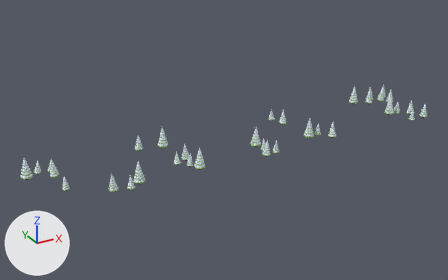
A saved change to the glTF model assets/arbres.gltf.
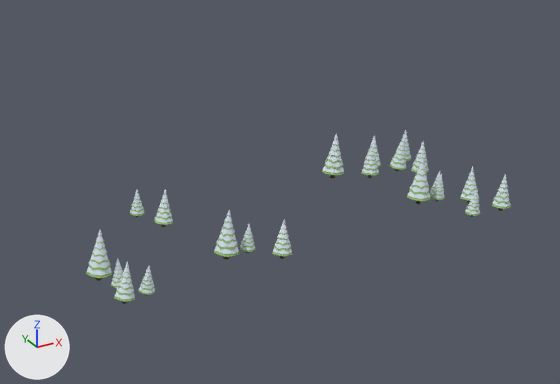
The first picture shows the older version from a camera (50 mm lens) standing at (-128.3, -208.7, 108.6) and looking at (-11.5, 3.5, 2.4). The close-ups show both versions on the part from 48% to 100% of the width and 11% to 68% of the height of that picture; other places that the commit changed are outside them. Every picture has the same lights, and +X, +Y and +Z are marked at lower left. Where no turn or scale is listed for an object, it has been applied to the vertices.

Script lines for the objects in view, before the commit:
```python
ob_cylinder_002 = bpy.data.objects.new('Cylinder.002', me_cylinder_037)
ob_cylinder_002.location = (82.5, 11.5, 1.3)
ob_cylinder_002.rotation_euler = (0.0858, -0.0702, 1.097)  # degrees (4.9, -4, 63)
ob_cylinder_002.scale = (0.624, 0.624, 0.624)
ob_cylinder_003 = bpy.data.objects.new('Cylinder.003', me_cylinder_004)
ob_cylinder_003.location = (73.6, -4.6, 1.3)
ob_cylinder_003.scale = (0.791, 0.791, 0.791)
ob_cylinder_004 = bpy.data.objects.new('Cylinder.004', me_cylinder_038)
ob_cylinder_004.location = (78.3, -4.6, 1.3)
ob_cylinder_004.rotation_euler = (0.0734, -0.0599, 0.0145)  # degrees (4.2, -3.4, 0.8)
ob_cylinder_004.scale = (0.493, 0.493, 0.493)
ob_cylinder_008 = bpy.data.objects.new('Cylinder.008', me_cylinder_042)
ob_cylinder_008.location = (85.6, 8.1, 0.9)
ob_cylinder_008.scale = (0.624, 0.624, 0.624)
ob_cylinder_009 = bpy.data.objects.new('Cylinder.009', me_cylinder_043)
ob_cylinder_009.location = (78.7, 15.1, 1.0)
ob_cylinder_009.rotation_euler = (-0.0536, 0.0137, -0.00346)  # degrees (-3.1, 0.8, -0.2)
ob_cylinder_009.scale = (0.624, 0.624, 0.624)
ob_cylinder_010 = bpy.data.objects.new('Cylinder.010', me_cylinder_044)
ob_cylinder_010.location = (87.1, 15.1, 1.3)
ob_cylinder_010.rotation_euler = (0.0858, -0.0702, 0.0165)  # degrees (4.9, -4, 0.9)
ob_cylinder_010.scale = (0.624, 0.624, 0.624)
ob_cylinder_012 = bpy.data.objects.new('Cylinder.012', me_cylinder_046)
ob_cylinder_012.location = (68.2, 15.1, 1.3)
ob_cylinder_012.rotation_euler = (0.0, 0.0, 1.081)  # degrees (0, 0, 62)
ob_cylinder_012.scale = (0.791, 0.791, 0.791)
ob_cylinder_013 = bpy.data.objects.new('Cylinder.013', me_cylinder_047)
ob_cylinder_013.location = (75.1, 11.5, 1.0)
ob_cylinder_013.rotation_euler = (-0.0536, 0.0137, -0.00346)  # degrees (-3.1, 0.8, -0.2)
ob_cylinder_013.scale = (0.624, 0.624, 0.624)
ob_cylinder_016 = bpy.data.objects.new('Cylinder.016', me_cylinder_050)
ob_cylinder_016.location = (-1.2, -5.5, 1.3)
ob_cylinder_016.rotation_euler = (0.0, 0.0, -1.22)  # degrees (0, 0, -70)
ob_cylinder_016.scale = (0.791, 0.791, 0.791)
# also in view: 'Cylinder.015' at (-2.4, -15.6, 4.3); 'Cylinder.020' at (23.9, -8.6, 5.4)
```
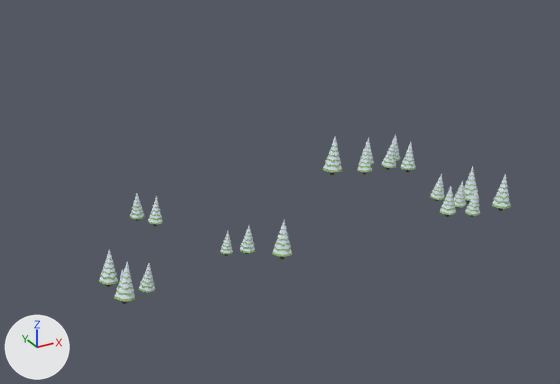
Location of each change, [x1, y1, x2, y2] in pixels of the close-ups (560 x 384 px):
'Cylinder.016', moved, rescaled (26% narrower, 25% shorter)
    before: [86, 230, 112, 281]
    after: [99, 249, 118, 287]
'Cylinder.003', moved, turned, rescaled
    before: [407, 158, 431, 204]
    after: [440, 186, 456, 217]
'Cylinder.020', moved, rescaled (46% narrower, 47% shorter)
    before: [214, 211, 239, 259]
    after: [220, 231, 233, 256]
'Cylinder.021', moved, rescaled (20% narrower, 18% shorter)
    before: [154, 190, 173, 227]
    after: [148, 196, 163, 226]
'Cylinder.012', moved, rescaled (13% narrower, 15% shorter)
    before: [322, 133, 344, 178]
    after: [323, 137, 342, 175]
'Cylinder.002', moved, rescaled (11% narrower, 9% shorter)
    before: [389, 139, 406, 171]
    after: [381, 141, 396, 170]
'Cylinder.008', moved, rescaled
    before: [411, 141, 429, 172]
    after: [401, 142, 416, 172]
'Cylinder.013', moved, rescaled (16% narrower, 11% shorter)
    before: [361, 143, 379, 178]
    after: [357, 144, 372, 175]
'Cylinder.018', moved
    before: [272, 220, 292, 259]
    after: [272, 221, 292, 259]
'Cylinder.017', moved
    before: [139, 266, 155, 296]
    after: [139, 264, 155, 293]
'Cylinder.004', moved, turned
    before: [430, 171, 440, 196]
    after: [453, 181, 466, 209]
'Cylinder.022', moved
    before: [130, 190, 145, 217]
    after: [130, 193, 145, 221]
'Cylinder.019', moved
    before: [240, 224, 256, 253]
    after: [240, 226, 255, 254]
'Cylinder.010', moved, rescaled (19% narrower, 12% shorter)
    before: [396, 130, 411, 161]
    after: [388, 134, 400, 161]
'Cylinder.009', moved, rescaled (11% narrower, 12% shorter)
    before: [364, 135, 381, 167]
    after: [359, 137, 374, 165]
'Cylinder.014', moved, rescaled
    before: [111, 258, 123, 288]
    after: [118, 269, 123, 285]

The change, as a list of edits to the scene's bpy script:
```text
Change ob_cylinder_003:
    ob_cylinder_003.location: (73.6, -4.6, 1.3) -> (73.8, -12.5, 1.0)
    ob_cylinder_003.rotation_euler: (0.0, 0.0, 0.0) -> (0.0, 0.0, 0.374)  # degrees (0, 0, 0) -> degrees (0, 0, 21)
    ob_cylinder_003.scale: (0.791, 0.791, 0.791) -> (0.528, 0.528, 0.528)
Change ob_cylinder_002:
    ob_cylinder_002.location: (82.5, 11.5, 1.3) -> (82.1, 13.8, 0.9)
    ob_cylinder_002.scale: (0.624, 0.624, 0.624) -> (0.546, 0.546, 0.546)
Change ob_cylinder_004:
    ob_cylinder_004.location: (78.3, -4.6, 1.3) -> (78.2, -10.8, 1.3)
    ob_cylinder_004.rotation_euler: (0.0734, -0.0599, 0.0145) -> (0.0734, -0.0599, 0.389)  # degrees (4.2, -3.4, 0.8) -> degrees (4.2, -3.4, 22)
Change ob_cylinder_008:
    ob_cylinder_008.location: (85.6, 8.1, 0.9) -> (84.8, 10.9, 0.8)
    ob_cylinder_008.scale: (0.624, 0.624, 0.624) -> (0.546, 0.546, 0.546)
Change ob_cylinder_009:
    ob_cylinder_009.location: (78.7, 15.1, 1.0) -> (78.8, 17.0, 0.9)
    ob_cylinder_009.scale: (0.624, 0.624, 0.624) -> (0.546, 0.546, 0.546)
Change ob_cylinder_010:
    ob_cylinder_010.location: (87.1, 15.1, 1.3) -> (86.1, 17.0, 0.8)
    ob_cylinder_010.scale: (0.624, 0.624, 0.624) -> (0.546, 0.546, 0.546)
Change ob_cylinder_012:
    ob_cylinder_012.location: (68.2, 15.1, 1.3) -> (69.6, 17.0, 1.0)
    ob_cylinder_012.scale: (0.791, 0.791, 0.791) -> (0.692, 0.692, 0.692)
Change ob_cylinder_013:
    ob_cylinder_013.location: (75.1, 11.5, 1.0) -> (75.7, 13.9, 0.9)
    ob_cylinder_013.scale: (0.624, 0.624, 0.624) -> (0.546, 0.546, 0.546)
Change ob_cylinder_014:
    ob_cylinder_014.location: (0.2, -10.0, 0.8) -> (-0.3, -12.2, 1.1)
    ob_cylinder_014.scale: (0.493, 0.493, 0.493) -> (0.36, 0.36, 0.36)
Change ob_cylinder_016:
    ob_cylinder_016.location: (-1.2, -5.5, 1.3) -> (-1.4, -8.9, 1.2)
    ob_cylinder_016.scale: (0.791, 0.791, 0.791) -> (0.577, 0.577, 0.577)
Change ob_cylinder_017:
    ob_cylinder_017.location: (2.9, -14.5, 0.8) -> (2.9, -14.5, 1.2)
Change ob_cylinder_018:
    ob_cylinder_018.location: (33.1, -13.3, 1.0) -> (33.1, -13.3, 0.9)
Change ob_cylinder_019:
    ob_cylinder_019.location: (28.6, -8.7, 1.3) -> (28.6, -8.7, 1.0)
Change ob_cylinder_020:
    ob_cylinder_020.location: (23.9, -8.7, 1.3) -> (23.9, -8.7, 1.6)
    ob_cylinder_020.scale: (0.791, 0.791, 0.791) -> (0.403, 0.403, 0.403)
Change ob_cylinder_021:
    ob_cylinder_021.location: (22.5, 9.7, 1.0) -> (21.5, 11.0, 0.8)
    ob_cylinder_021.scale: (0.624, 0.624, 0.624) -> (0.495, 0.495, 0.495)
Change ob_cylinder_022:
    ob_cylinder_022.location: (20.5, 15.7, 1.3) -> (20.5, 15.7, 0.6)
```
